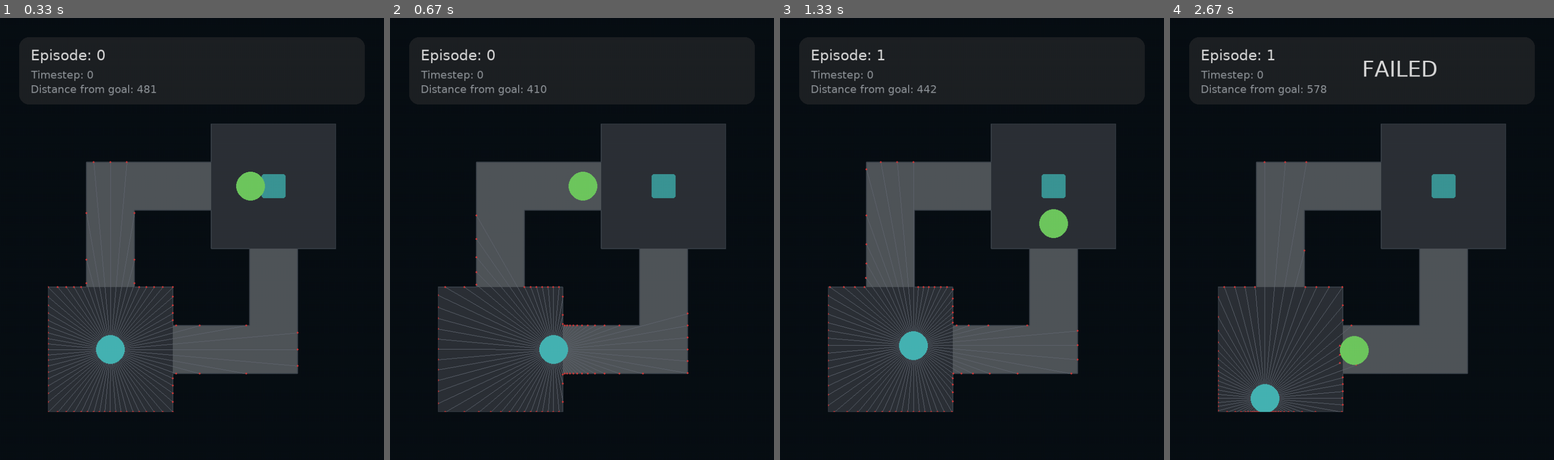
Above: before the commit, frames 1-4 (left to right).
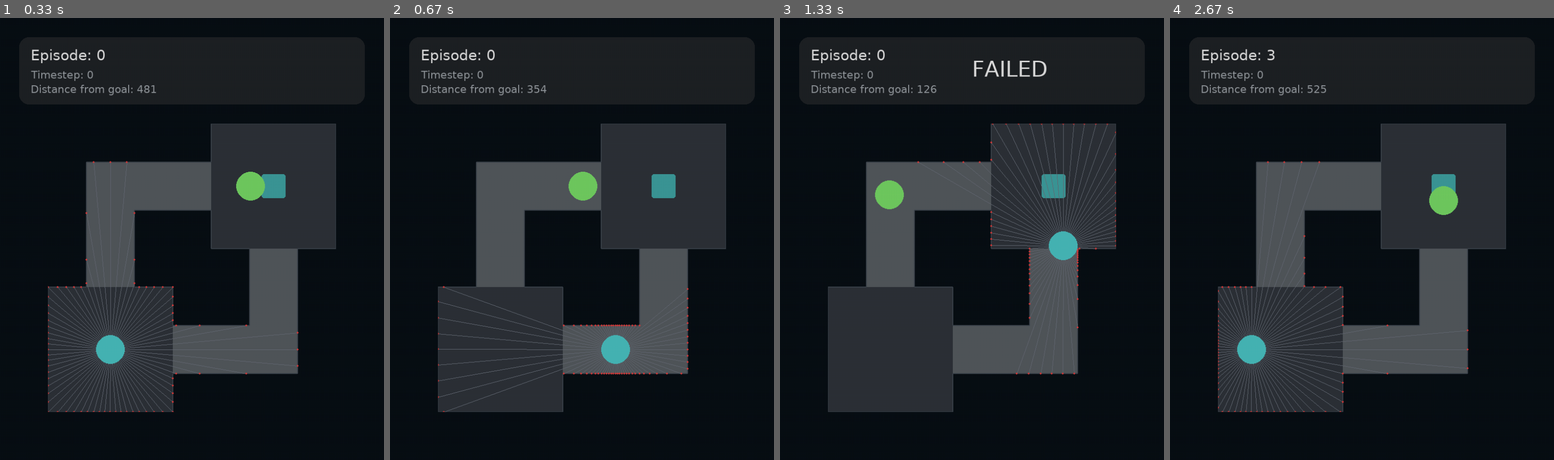
Above: after the commit, the same moments.

Repository: tomosii/marl-robots-2d
Game: pygame game, started from envs/pygame_test_human.py
The game is run twice, just before and just after one commit, with the same random seed, the same clock (stepped at 60 frames per second) and the same inputs.
Inputs:
- Up to frame 1 (0.33 s): no input
- Up to frame 2 (0.67 s): hold Right from 0.33 s (still down)
- Up to frame 3 (1.33 s): release Right at 0.8 s; hold Up 0.83-1.13 s; hold Right from 1.17 s (still down)
- Up to frame 4 (2.67 s): release Right at 1.63 s; hold Left 1.67-2.2 s; hold Down 2.23-2.53 s; hold Left from 2.57 s (still down)

Frame 1 is identical in both runs. In frame 2, 2.2% of the frame differs, in the area x 12-78%, y 15-90%; in frame 3, 4.1%, in the area x 12-88%, y 7-90%; in frame 4, 3.7%.

Commit message:
Reward based on distance from the goal

Diff:
--- a/envs/pygame_test_human.py
+++ b/envs/pygame_test_human.py
@@ -168,14 +168,16 @@
         if pressed_keys[pygame.K_DOWN]:
             self.acc.y = ACC
 
-        self.acc += self.vel * FRIC
-        self.vel += self.acc
-
-        if self.vel.length() > MAX_SPEED:
-            self.vel.scale_to_length(MAX_SPEED)
+        # self.acc += self.vel * FRIC
+        # self.vel += self.acc
+
+        # if self.vel.length() > MAX_SPEED:
+        #     self.vel.scale_to_length(MAX_SPEED)
 
         # x = v0t + 1/2at^2
-        self.pos += self.vel + 0.5 * self.acc
+        # self.pos += self.vel + 0.5 * self.acc
+
+        self.pos += self.acc * 10
 
         self.rect.center = self.pos
 
--- a/envs/single/players.py
+++ b/envs/single/players.py
@@ -48,14 +48,16 @@
         if action == 3:
             self.acc.y = self.ACC
 
-        self.acc += self.vel * self.FRIC
-        self.vel += self.acc
+        # self.acc += self.vel * self.FRIC
+        # self.vel += self.acc
 
-        if self.vel.length() > self.MAX_SPEED:
-            self.vel.scale_to_length(self.MAX_SPEED)
+        # if self.vel.length() > self.MAX_SPEED:
+        #     self.vel.scale_to_length(self.MAX_SPEED)
 
         # x = v0t + 1/2at^2
-        self.pos += self.vel + 0.5 * self.acc
+        # self.pos += self.vel + 0.5 * self.acc
+
+        self.pos += self.acc * 10
 
         self.rect.center = self.pos
 
--- a/envs/single/single_agent_gym.py
+++ b/envs/single/single_agent_gym.py
@@ -34,7 +34,7 @@
 
     FONT_NAME = "Arial"
 
-    REWARD_SUCCESS = 10
+    REWARD_SUCCESS = 100
     REWARD_FAILURE = -1
     REWARD_TIME_PENALTY = -0.1
 
@@ -136,7 +136,9 @@
         if self.goal_reached:
             return self.REWARD_SUCCESS
         elif self.failed:
-            return self.REWARD_FAILURE
+            return self.REWARD_FAILURE - 1 * (
+                self.goal_distance / self.world.LIDAR_RANGE
+            )
         else:
             return -1 * (self.goal_distance / self.world.LIDAR_RANGE)
 
--- a/single_dqn.py
+++ b/single_dqn.py
@@ -2,6 +2,8 @@
 
 from stable_baselines3.common.env_checker import check_env
 from envs.single.single_agent_gym import SingleAgentEnv
+
+import pygame
 
 
 env = SingleAgentEnv()
@@ -11,10 +13,8 @@
     env,
     verbose=1,
 )
-model.learn(total_timesteps=200000, log_interval=4)
-
+model.learn(total_timesteps=150000, log_interval=4)
 model.save("single_dqn")
-
 input("Training finished. Press any key to execute the trained agent.")
 
 # model = DQN.load("single_dqn", env=env)
@@ -26,4 +26,7 @@
         obs, rewards, done, info = env.step(action)
         env.render()
         if done:
+            pygame.time.wait(1000)
             break
+
+env.close()
Not shown, added: single_dqn.zip
